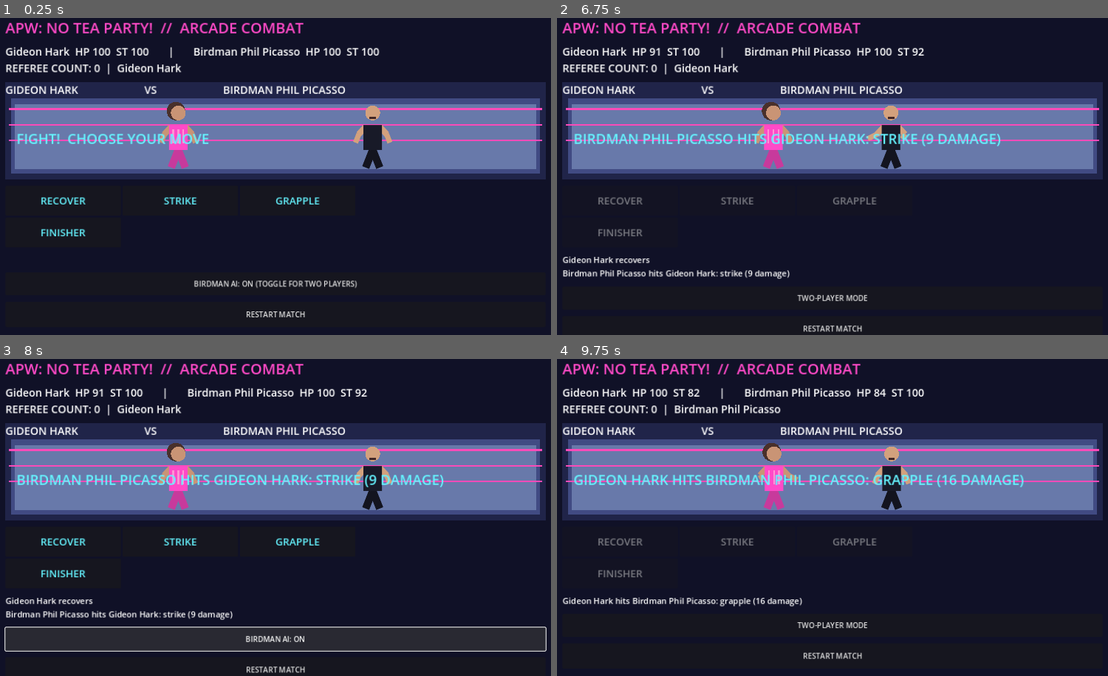
Above: before the commit, frames 1-4 (two rows, left to right).
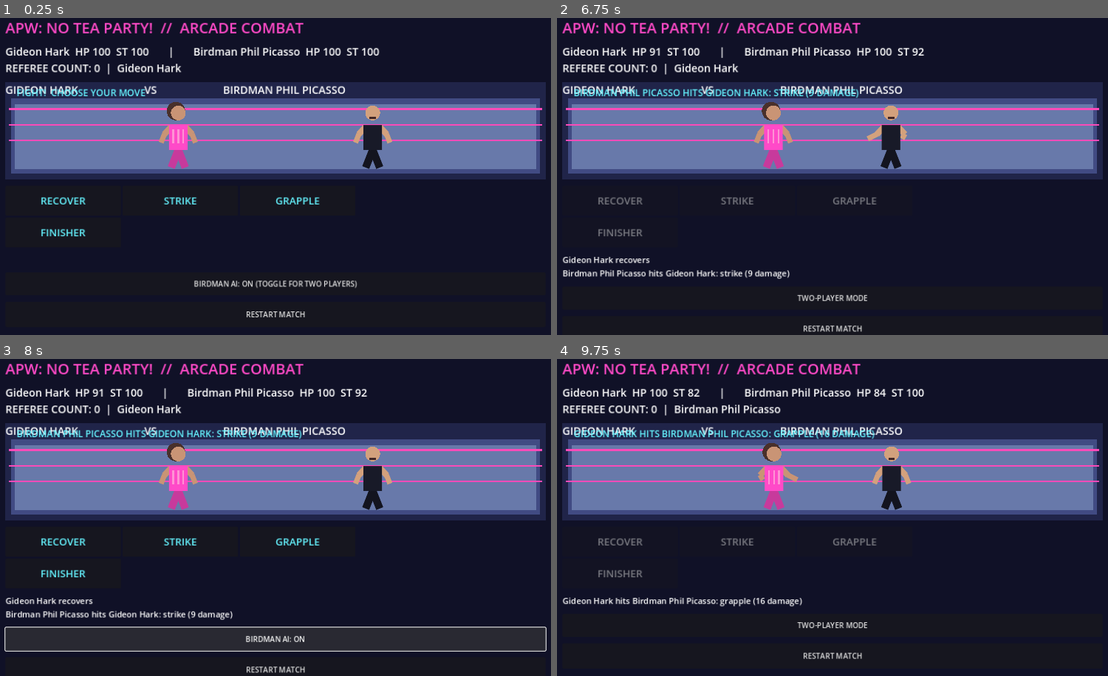
Above: after the commit, the same moments.

Repository: Cardinalrampolla/APW-NO-TEA-PARTY
Game: Godot game, scene res://combat_arcade.tscn
Same seed, same stepped clock (60 frames per second), same inputs: the game is played once before the commit and once after it.
Inputs:
- Up to frame 1 (0.25 s): no input
- Up to frame 2 (6.75 s): click "BIRDMAN AI: ON (TOGGLE FOR TW…" at 0.5 s; click "TWO-PLAYER MODE" at 1.25 s; click "BIRDMAN AI: ON" at 2 s; click "RESTART MATCH" at 2.75 s; click "RESTART MATCH" at 3.5 s; click "RESTART MATCH" at 4.25 s; click "RECOVER" at 5 s; tap Enter (ui_accept) at 5.75, 6.02 s; hold Right 5.78-6.5 s; tap R at 5.85 s; click "STRIKE" at 6.5 s
- Up to frame 3 (8 s): click "TWO-PLAYER MODE" at 7.25 s
- Up to frame 4 (9.75 s): click "BIRDMAN AI: ON" at 8 s; click "RESTART MATCH" at 8.75 s; click "GRAPPLE" at 9.5 s

The runs differ from the first frame. In frame 1, 0.9% of the frame differs, in the area x 3-38%, y 22-40%; in frame 2, 2.1%; in frame 3, 2.1%; in frame 4, 2.2%, in the area x 2-85%, y 22-41%.

Commit message:
Move combat announcements above wrestlers and prevent AI toggle during animation

Diff:
--- a/combat_arcade.gd
+++ b/combat_arcade.gd
@@ -56,10 +56,11 @@
     ring_label.add_theme_font_size_override("font_size", 23)
     ring.add_child(ring_label)
     impact_label = Label.new()
-    impact_label.position = Vector2(24, 100)
-    impact_label.add_theme_font_size_override("font_size", 30)
+    impact_label.position = Vector2(24, 8)
+    impact_label.add_theme_font_size_override("font_size", 20)
     impact_label.add_theme_color_override("font_color", Color("#65f4ff"))
     ring.add_child(impact_label)
+    impact_label.mouse_filter = Control.MOUSE_FILTER_IGNORE
     gideon_marker = Label.new()
     gideon_marker.text = "◀ GIDEON  [PINK SINGLET]"
     gideon_marker.position = Vector2(30, 52)
@@ -95,7 +96,8 @@
 func _toggle_ai() -> void:
     ai_enabled = not ai_enabled
     ai_toggle.text = "BIRDMAN AI: ON" if ai_enabled else "TWO-PLAYER MODE"
-    _run_ai_turns()
+    if not animating:
+        _run_ai_turns()
     _refresh()
 
 func _run_ai_turns() -> void:
